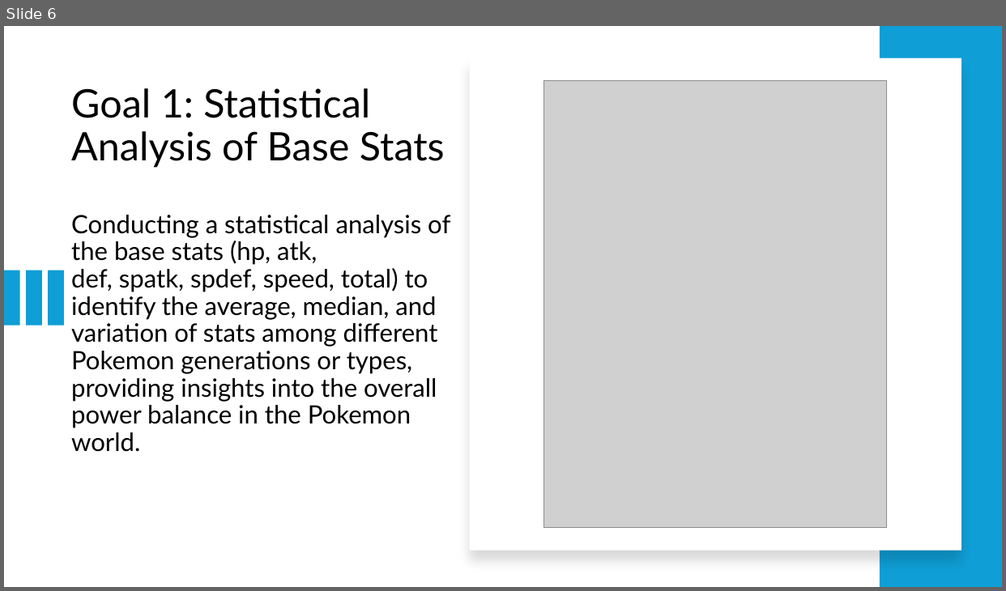
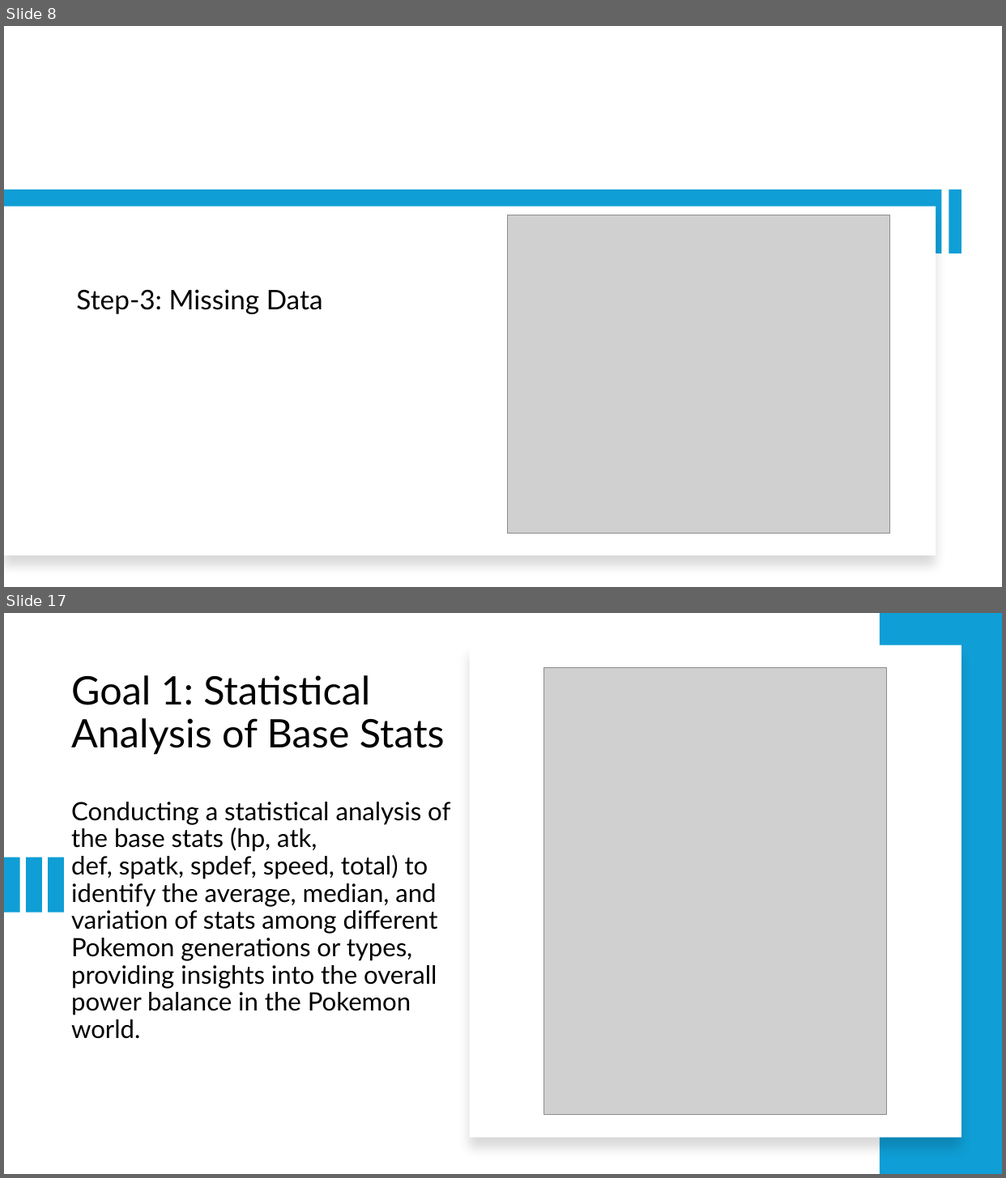
Before and after one commit to ManasaAkula/DataWizards_BigdataProject, a slide deck: Data Wizards.pptx. Shown one above the other, each under a label of ours: slide 6 before the commit, slides 8 and 17 after it; the slides between them are not shown. The pictures are 1006x591 and 1006x1178 pixels, drawn with LibreOffice and Linux fonts; fonts in the diff are those of the drawing; grey boxes stand for pictures. Boxes give left, top, right and bottom in pixels: in the first picture for what was removed or moved away, otherwise in the second. Text is boxed around its words. In the diff, an @@ line names an element or a change of style, - is before the commit and + after.

Commit message:
PPT with DataCleaning steps included

```diff
--- a/Data Wizards.pptx
+++ b/Data Wizards.pptx
@@ slide 8 added at <box>4,26,1002,587</box>, background #FFFFFF @@
@@ rectangle added at <box>4,190,942,254</box>, fill #0F9ED5 @@
@@ rectangle added at <box>948,190,961,254</box>, fill #0F9ED5 @@
@@ rectangle added at <box>4,207,936,556</box>, fill #FFFFFF @@
@@ picture added at <box>508,216,890,534</box> @@
@@ text added at <box>76,289,323,314</box>, 26 pt, text #000000 @@
+Step-3: Missing Data
@@ what was slide 6 is now slide 17 @@
```
Also in this commit, not shown: 1 slide changed, 10 other slides added.
